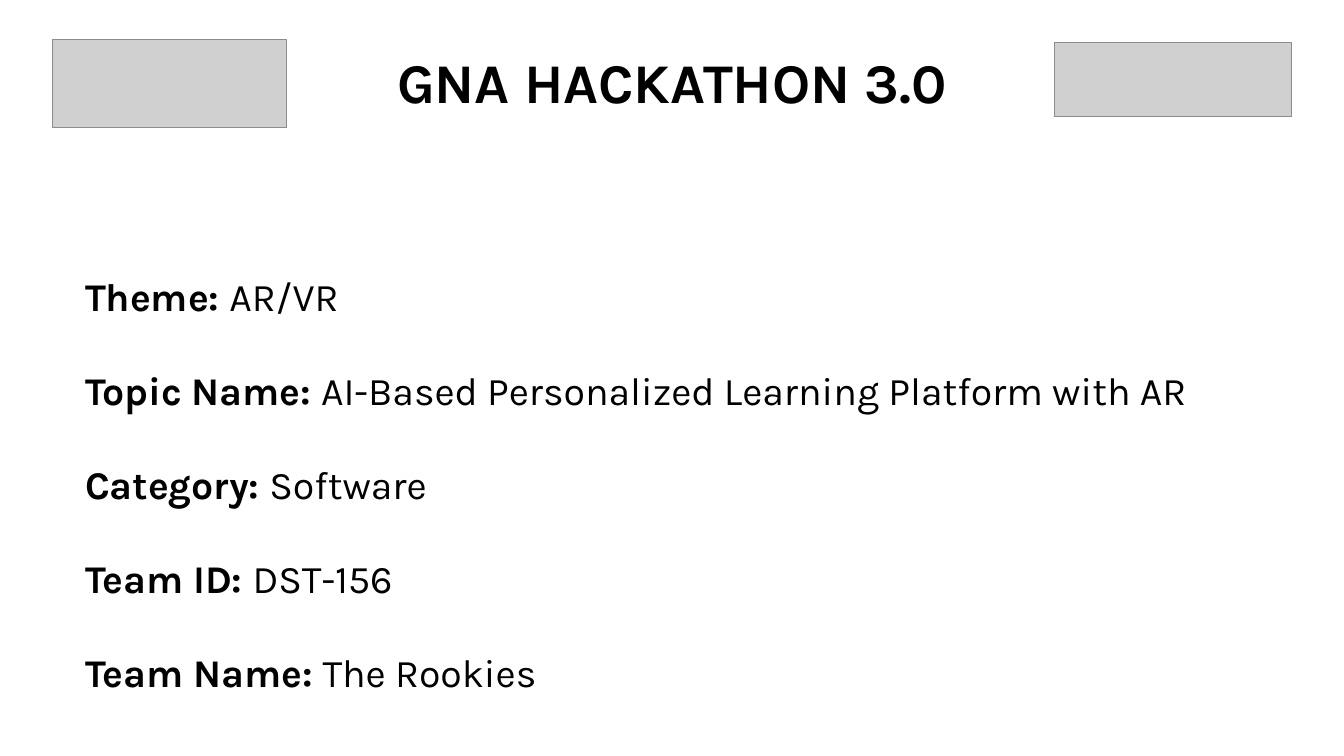
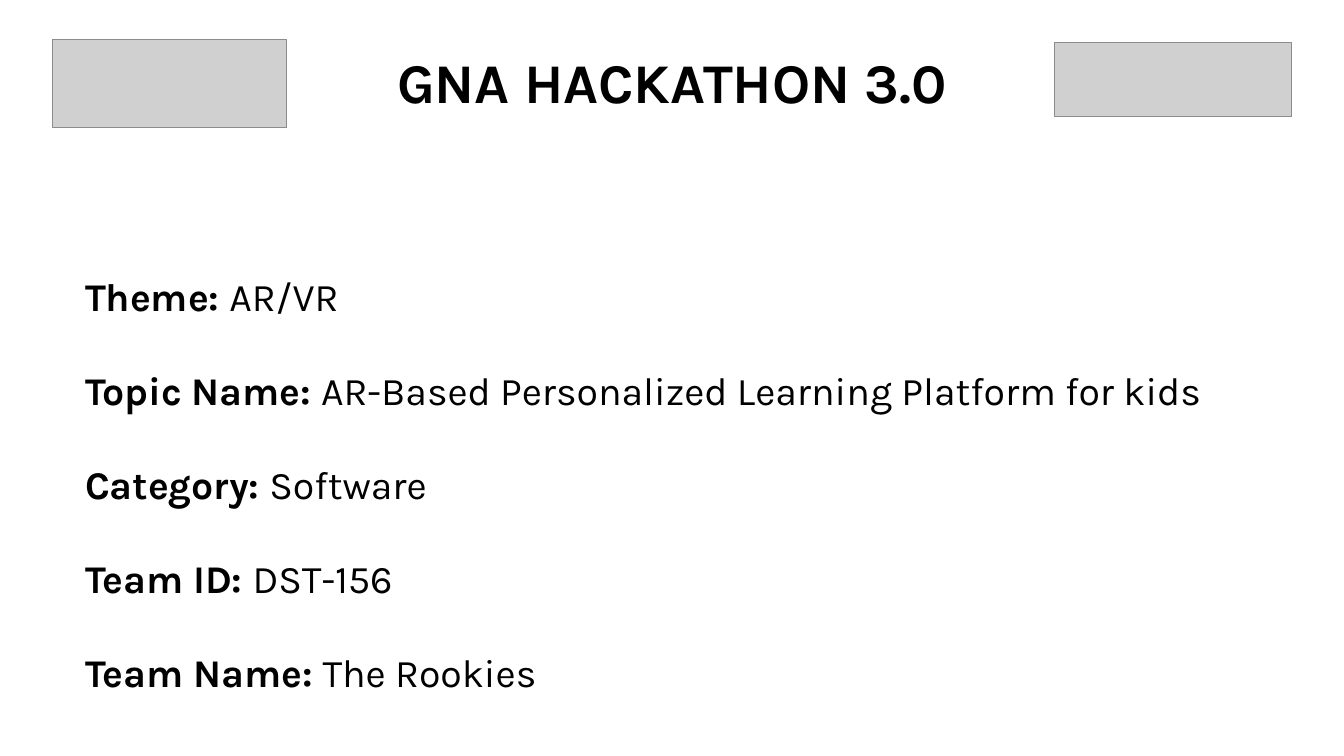
Before and after one commit to Anish0i0/eduquest, a slide deck: slide 1 of GNA Hackathon 3.0 Presentation.pptx. Drawn at 1344x756 pixels with LibreOffice and Linux fonts; fonts in the diff are those of the drawing; grey boxes stand for pictures. Boxes give left, top, right and bottom in pixels: in the first picture for what was removed or moved away, otherwise in the second. Text is boxed around its words. In the diff, an @@ line names an element or a change of style, - is before the commit and + after.

```diff
--- a/GNA Hackathon 3.0 Presentation.pptx
+++ b/GNA Hackathon 3.0 Presentation.pptx
@@ text at bbox=[85, 377, 1201, 415]: text changed @@
-Topic Name: AI-Based Personalized Learning Platform with AR
+Topic Name: AR-Based Personalized Learning Platform for kids
```
Also in this commit, not shown: 3 other slides changed.
